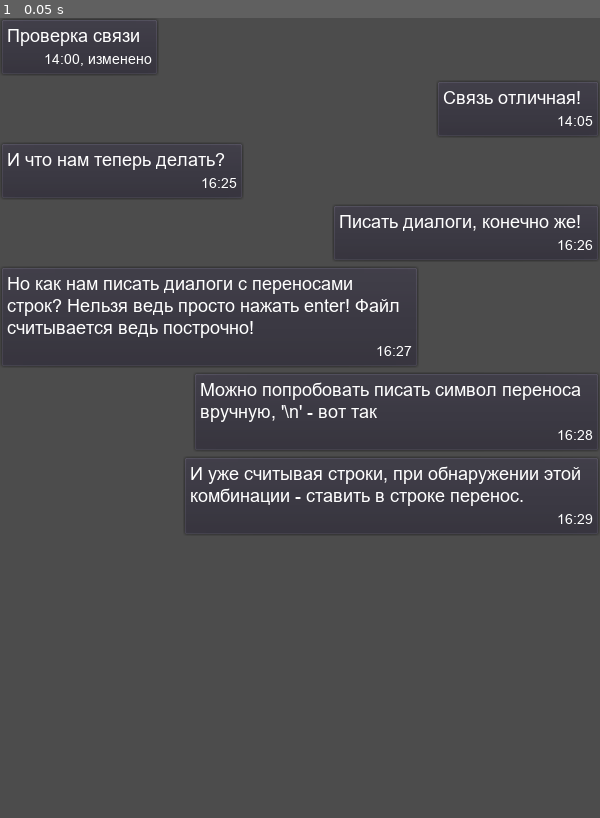
Above: before the commit, frame 1.
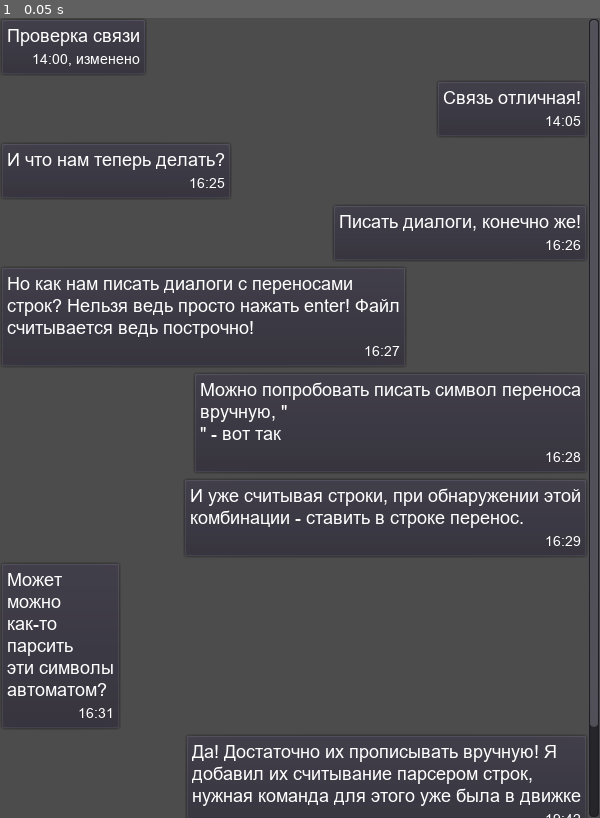
Above: after the commit, the same moment.

Repository: LeshaLukash/The-Chat-Prototype
Game: Godot game, scene res://chat.tscn
Two runs of this game, one before a commit and one after it. Both use one fixed random seed, a clock stepped at 60 frames per second and the inputs below.
Inputs:
- Up to frame 1 (0.05 s): no input

The runs differ from the first frame. In frame 1, 4.3% of the frame differs, in the area x 1-100%, y 0-100%.
Error before the commit: Invalid get index '1' (on base: 'PoolStringArray'). (res://chat.gd:71)

Commit message:
Chat
Добавил поддержку переносов в сообщениях: нужно указывать соотв. символы переноса строки '\n' в тексте сообщений.

Diff:
--- a/chat.gd
+++ b/chat.gd
@@ -29,8 +29,8 @@
 
 	# Извлекаем данные из файла
 	while f.get_position() < f.get_len():
-		var msg_line: String = f.get_line()
-
+		var msg_line: String = f.get_line().c_unescape()
+		print(msg_line)
 		# Если не хватает строки с параметрами - сбрасываем чат
 		if f.eof_reached():
 			clear_chat()
--- a/chat.tscn
+++ b/chat.tscn
@@ -9,6 +9,6 @@
 script = ExtResource( 1 )
 
 [node name="MessagesContainer" type="VBoxContainer" parent="."]
-margin_right = 600.0
-margin_bottom = 518.0
+margin_right = 588.0
+margin_bottom = 902.0
 size_flags_horizontal = 3
Not shown, changed: chats/chat_example.txt
